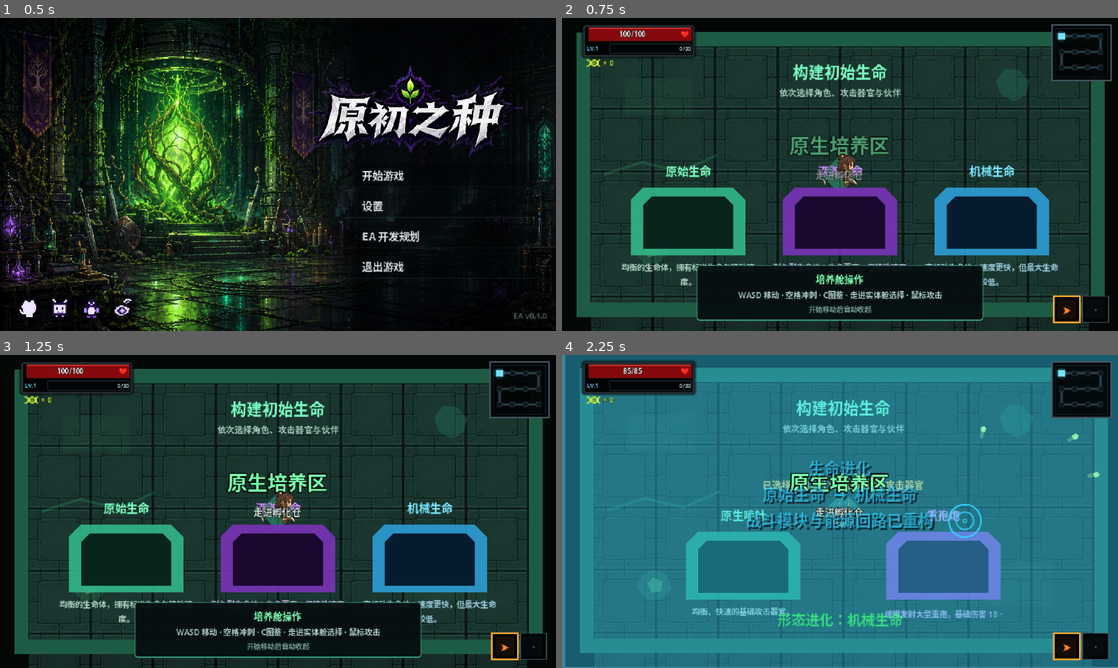
Above: before the commit, frames 1-4 (two rows, left to right).
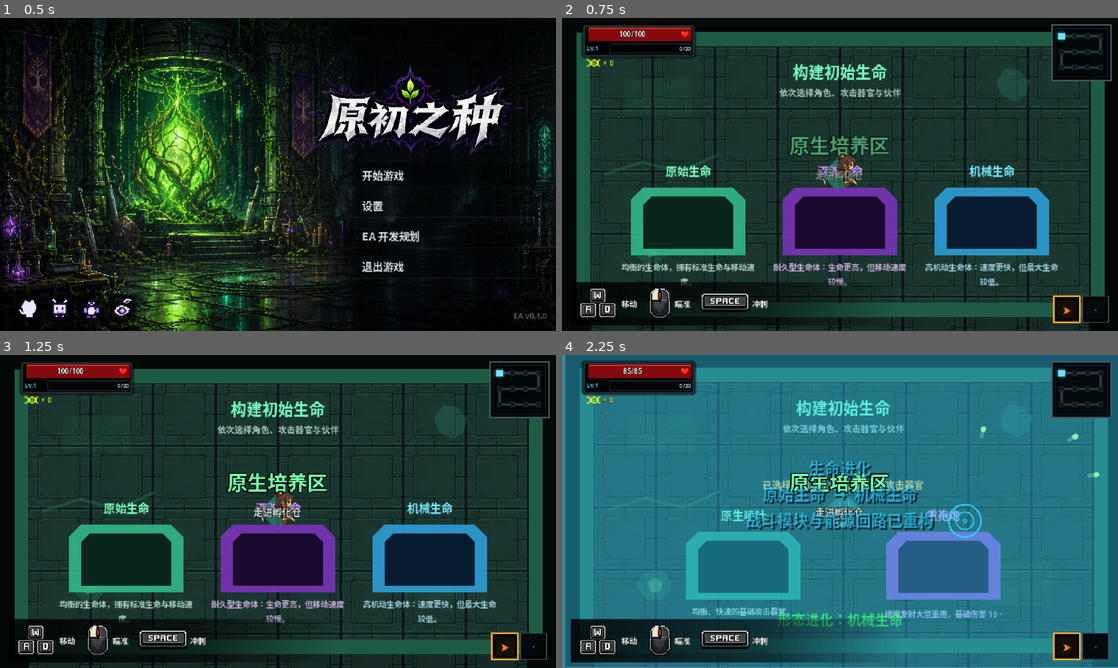
Above: after the commit, the same moments.

Repository: LIJUNCAN1/-Roguelike
Game: Godot game, scene res://scenes/ui/title_screen.tscn
Two runs of this game, one before a commit and one after it. Both use one fixed random seed, a clock stepped at 60 frames per second and the inputs below. Video files are missing from this copy of the repository; at most half a second of black plays in their place.
Inputs (mouse positions are in pixels of both pictures, inside the frame that each line leads up to):
- Up to frame 1 (0.5 s): no input
- Up to frame 2 (0.75 s): click "开始游戏" at 0.5 s
- Up to frame 3 (1.25 s): no input
- Up to frame 4 (2.25 s): tap Enter (ui_accept) at 1.25, 1.52, 1.82 s; move the mouse to (962, 495) at 1.27 s; press the mouse at (962, 495) at 1.28 s; hold D (move_right) 1.28-2.03 s; tap Space (dash) at 1.55, 2.1 s; move the mouse to (728, 527) at 2.02 s; release the mouse at (728, 527) at 2.03 s; hold S (move_down) from 2.03 s (still down)

Frame 1 is identical in both runs. In frame 2, 9.7% of the frame differs, in the area x 2-76%, y 78-99%; in frame 3, 9.7%; in frame 4, 7.2%.

Commit message:
feat: add configurable in-game control hints

Diff:
--- a/scenes/ui/settings_panel.tscn
+++ b/scenes/ui/settings_panel.tscn
@@ -88,7 +88,7 @@
 [sub_resource type="StyleBoxEmpty" id="Empty"]
 
 [node name="SettingsPanel" type="PanelContainer"]
-custom_minimum_size = Vector2(378, 213)
+custom_minimum_size = Vector2(378, 238)
 theme_override_styles/panel = SubResource("Panel")
 script = ExtResource("1_panel")
 
@@ -273,6 +273,42 @@
 horizontal_alignment = 2
 vertical_alignment = 1
 
+[node name="ControlHintsRow" type="HBoxContainer" parent="Margin/Content"]
+custom_minimum_size = Vector2(0, 25)
+layout_mode = 2
+theme_override_constants/separation = 5
+
+[node name="Icon" type="Label" parent="Margin/Content/ControlHintsRow"]
+custom_minimum_size = Vector2(17, 0)
+layout_mode = 2
+theme_override_colors/font_color = Color(0.08, 0.86, 0.82, 1)
+theme_override_font_sizes/font_size = 13
+text = "◆"
+vertical_alignment = 1
+
+[node name="Label" type="Label" parent="Margin/Content/ControlHintsRow"]
+custom_minimum_size = Vector2(64, 0)
+layout_mode = 2
+theme_override_colors/font_color = Color(0.88, 0.92, 0.94, 1)
+theme_override_fonts/font = SubResource("Font_bold")
+theme_override_font_sizes/font_size = 10
+text = "操作说明"
+vertical_alignment = 1
+
+[node name="Toggle" type="CheckButton" parent="Margin/Content/ControlHintsRow"]
+custom_minimum_size = Vector2(0, 20)
+layout_mode = 2
+size_flags_horizontal = 3
+theme_override_colors/font_color = Color(0.92, 0.96, 0.98, 1)
+theme_override_fonts/font = SubResource("Font_bold")
+theme_override_font_sizes/font_size = 9
+theme_override_styles/normal = SubResource("Field")
+theme_override_styles/hover = SubResource("FieldHover")
+theme_override_styles/pressed = SubResource("FieldHover")
+theme_override_styles/focus = SubResource("FieldHover")
+button_pressed = true
+text = "显示"
+
 [node name="Hint" type="Label" parent="Margin/Content"]
 custom_minimum_size = Vector2(0, 14)
 layout_mode = 2
--- a/scenes/ui/title_screen.tscn
+++ b/scenes/ui/title_screen.tscn
@@ -318,9 +318,9 @@
 [node name="SettingsPanel" parent="Interface" instance=ExtResource("13_settings_panel")]
 visible = false
 offset_left = 131.0
-offset_top = 73.0
+offset_top = 61.0
 offset_right = 509.0
-offset_bottom = 286.0
+offset_bottom = 299.0
 
 [node name="GeneralInfoPanel" type="PanelContainer" parent="Interface"]
 visible = false
--- a/scenes/ui/tutorial_overlay.tscn
+++ b/scenes/ui/tutorial_overlay.tscn
@@ -1,53 +1,121 @@
-[gd_scene load_steps=3 format=3]
+[gd_scene load_steps=8 format=3]
 
 [ext_resource type="Script" path="res://scripts/ui/tutorial_overlay.gd" id="1_script"]
+[ext_resource type="Texture2D" path="res://assets/ui/control_wasd.png" id="2_wasd"]
+[ext_resource type="Texture2D" path="res://assets/ui/control_mouse.png" id="3_mouse"]
+[ext_resource type="Texture2D" path="res://assets/ui/control_space.png" id="4_space"]
 
-[sub_resource type="StyleBoxFlat" id="StyleBoxFlat_panel"]
-bg_color = Color(0.02, 0.055, 0.06, 0.94)
-border_width_left = 1
-border_width_top = 1
-border_width_right = 1
-border_width_bottom = 1
-border_color = Color(0.28, 0.76, 0.6, 0.9)
-corner_radius_top_left = 3
-corner_radius_top_right = 3
-corner_radius_bottom_right = 3
-corner_radius_bottom_left = 3
+[sub_resource type="SystemFont" id="Font_bold"]
+font_names = PackedStringArray("Microsoft YaHei UI", "Noto Sans CJK SC", "Arial")
+font_weight = 700
+
+[sub_resource type="Gradient" id="Gradient_backdrop"]
+offsets = PackedFloat32Array(0, 0.58, 1)
+colors = PackedColorArray(0, 0, 0, 0.86, 0, 0, 0, 0.58, 0, 0, 0, 0)
+
+[sub_resource type="GradientTexture2D" id="GradientTexture_backdrop"]
+gradient = SubResource("Gradient_backdrop")
+width = 512
+height = 64
+fill_from = Vector2(0, 0.5)
+fill_to = Vector2(1, 0.5)
 
 [node name="TutorialOverlay" type="CanvasLayer"]
 layer = 10
 script = ExtResource("1_script")
 
-[node name="Panel" type="PanelContainer" parent="."]
-offset_left = 155.0
-offset_top = 284.0
-offset_right = 485.0
-offset_bottom = 348.0
+[node name="ControlHints" type="Control" parent="."]
+offset_left = 10.0
+offset_top = 304.0
+offset_right = 390.0
+offset_bottom = 354.0
 mouse_filter = 2
-theme_override_styles/panel = SubResource("StyleBoxFlat_panel")
 
-[node name="Content" type="VBoxContainer" parent="Panel"]
+[node name="Backdrop" type="TextureRect" parent="ControlHints"]
+layout_mode = 1
+anchors_preset = 15
+anchor_right = 1.0
+anchor_bottom = 1.0
+grow_horizontal = 2
+grow_vertical = 2
+mouse_filter = 2
+texture = SubResource("GradientTexture_backdrop")
+expand_mode = 1
+
+[node name="Content" type="HBoxContainer" parent="ControlHints"]
+layout_mode = 0
+offset_left = 7.0
+offset_top = 5.0
+offset_right = 355.0
+offset_bottom = 45.0
+theme_override_constants/separation = 12
+alignment = 0
+
+[node name="Movement" type="HBoxContainer" parent="ControlHints/Content"]
 layout_mode = 2
 theme_override_constants/separation = 3
-alignment = 1
 
-[node name="Title" type="Label" parent="Panel/Content"]
+[node name="Icon" type="TextureRect" parent="ControlHints/Content/Movement"]
+custom_minimum_size = Vector2(48, 36)
 layout_mode = 2
-theme_override_colors/font_color = Color(0.5, 1, 0.72, 1)
-theme_override_font_sizes/font_size = 11
-text = "培养舱操作"
-horizontal_alignment = 1
+mouse_filter = 2
+texture_filter = 1
+texture = ExtResource("2_wasd")
+expand_mode = 1
+stretch_mode = 5
 
-[node name="Controls" type="Label" parent="Panel/Content"]
+[node name="Label" type="Label" parent="ControlHints/Content/Movement"]
 layout_mode = 2
-theme_override_colors/font_color = Color(0.7, 0.82, 0.78, 1)
+theme_override_colors/font_color = Color(0.92, 0.95, 0.94, 1)
+theme_override_colors/font_outline_color = Color(0, 0, 0, 1)
+theme_override_constants/outline_size = 2
+theme_override_fonts/font = SubResource("Font_bold")
 theme_override_font_sizes/font_size = 9
-text = "WASD 移动 · 空格冲刺 · C图鉴 · 走进实体舱选择 · 鼠标攻击"
-horizontal_alignment = 1
+text = "移动"
+vertical_alignment = 1
 
-[node name="Dismiss" type="Label" parent="Panel/Content"]
+[node name="Aim" type="HBoxContainer" parent="ControlHints/Content"]
 layout_mode = 2
-theme_override_colors/font_color = Color(0.45, 0.6, 0.58, 1)
-theme_override_font_sizes/font_size = 8
-text = "开始移动后自动收起"
-horizontal_alignment = 1
+theme_override_constants/separation = 3
+
+[node name="Icon" type="TextureRect" parent="ControlHints/Content/Aim"]
+custom_minimum_size = Vector2(28, 36)
+layout_mode = 2
+mouse_filter = 2
+texture_filter = 1
+texture = ExtResource("3_mouse")
+expand_mode = 1
+stretch_mode = 5
+
+[node name="Label" type="Label" parent="ControlHints/Content/Aim"]
+layout_mode = 2
+theme_override_colors/font_color = Color(0.92, 0.95, 0.94, 1)
+theme_override_colors/font_outline_color = Color(0, 0, 0, 1)
+theme_override_constants/outline_size = 2
+theme_override_fonts/font = SubResource("Font_bold")
+theme_override_font_sizes/font_size = 9
+text = "瞄准"
+vertical_alignment = 1
+
+[node name="Dash" type="HBoxContainer" parent="ControlHints/Content"]
+layout_mode = 2
+theme_override_constants/separation = 3
+
+[node name="Icon" type="TextureRect" parent="ControlHints/Content/Dash"]
+custom_minimum_size = Vector2(56, 36)
+layout_mode = 2
+mouse_filter = 2
+texture_filter = 1
+texture = ExtResource("4_space")
+expand_mode = 1
+stretch_mode = 5
+
+[node name="Label" type="Label" parent="ControlHints/Content/Dash"]
+layout_mode = 2
+theme_override_colors/font_color = Color(0.92, 0.95, 0.94, 1)
+theme_override_colors/font_outline_color = Color(0, 0, 0, 1)
+theme_override_constants/outline_size = 2
+theme_override_fonts/font = SubResource("Font_bold")
+theme_override_font_sizes/font_size = 9
+text = "冲刺"
+vertical_alignment = 1
--- a/scripts/ui/title_screen.gd
+++ b/scripts/ui/title_screen.gd
@@ -12,6 +12,7 @@
 const CURRENT_VERSION := "EA v0.1.0"
 const DEFAULT_MUSIC_VOLUME := 0.75
 const DEFAULT_SFX_VOLUME := 0.85
+const DEFAULT_SHOW_CONTROL_HINTS := true
 const DISPLAY_RESOLUTIONS := [
 	Vector2i(1280, 720),
 	Vector2i(1600, 900),
@@ -52,6 +53,9 @@
 )
 @onready var sfx_value_label: Label = (
 	$Interface/SettingsPanel/Margin/Content/SfxVolumeRow/Value
+)
+@onready var control_hints_toggle: CheckButton = (
+	$Interface/SettingsPanel/Margin/Content/ControlHintsRow/Toggle
 )
 @onready var settings_status: Label = (
 	$Interface/SettingsPanel/Margin/Content/Status
@@ -237,6 +241,13 @@
 		0.0,
 		100.0
 	)
+	control_hints_toggle.button_pressed = bool(
+		config.get_value(
+			"interface",
+			"show_control_hints",
+			DEFAULT_SHOW_CONTROL_HINTS
+		)
+	)
 	_apply_audio_volume()
 	_update_audio_value_labels()
 	if DisplayServer.get_name() != "headless":
@@ -330,6 +341,11 @@
 		"audio",
 		"sfx_volume",
 		sfx_slider.value / 100.0
+	)
+	config.set_value(
+		"interface",
+		"show_control_hints",
+		control_hints_toggle.button_pressed
 	)
 	config.save(SETTINGS_PATH)
 
--- a/scripts/ui/tutorial_overlay.gd
+++ b/scripts/ui/tutorial_overlay.gd
@@ -1,26 +1,24 @@
 class_name TutorialOverlay
 extends CanvasLayer
 
-@onready var panel: Control = $Panel
+const SETTINGS_PATH := "user://display_settings.cfg"
+const DEFAULT_SHOW_CONTROL_HINTS := true
+
+@onready var panel: Control = $ControlHints
 
 
 func _ready() -> void:
-	panel.visible = true
-
-
-func _unhandled_input(event: InputEvent) -> void:
-	if not panel.visible:
-		return
-	if (
-		event.is_action_pressed("move_up")
-		or event.is_action_pressed("move_down")
-		or event.is_action_pressed("move_left")
-		or event.is_action_pressed("move_right")
-		or event.is_action_pressed("attack")
-		or event.is_action_pressed("dash")
-		or event.is_action_pressed("ui_accept")
-	):
-		dismiss()
+	var config := ConfigFile.new()
+	var show_hints := DEFAULT_SHOW_CONTROL_HINTS
+	if config.load(SETTINGS_PATH) == OK:
+		show_hints = bool(
+			config.get_value(
+				"interface",
+				"show_control_hints",
+				DEFAULT_SHOW_CONTROL_HINTS
+			)
+		)
+	panel.visible = show_hints
 
 
 func dismiss() -> void:
--- a/tests/hud_tutorial_smoke_test.gd
+++ b/tests/hud_tutorial_smoke_test.gd
@@ -74,6 +74,16 @@
 		push_error("First-run tutorial was not visible.")
 		quit(1)
 		return
+	for icon_path in [
+		"ControlHints/Content/Movement/Icon",
+		"ControlHints/Content/Aim/Icon",
+		"ControlHints/Content/Dash/Icon",
+	]:
+		var icon := tutorial.get_node(icon_path) as TextureRect
+		if icon.texture == null:
+			push_error("Control hint icon was not configured: " + icon_path)
+			quit(1)
+			return
 	tutorial.dismiss()
 	if tutorial.is_tutorial_visible():
 		push_error("Tutorial overlay could not be dismissed.")
--- a/tests/menu_pause_smoke_test.gd
+++ b/tests/menu_pause_smoke_test.gd
@@ -166,9 +166,10 @@
 		not title.settings_panel.visible
 		or title.menu.visible
 		or not title.settings_panel is TechSettingsPanel
-		or title.settings_panel.size != Vector2(378.0, 213.0)
+		or title.settings_panel.size != Vector2(378.0, 238.0)
 		or title.resolution_option.item_count != 4
 		or title.display_mode_option.item_count != 3
+		or title.control_hints_toggle == null
 		or title.music_slider.get_theme_icon("grabber") == null
 		or title.sfx_slider.get_theme_icon("grabber_highlight") == null
 		or not is_equal_approx(resolution_control_x, music_control_x)
Binary file added: assets/ui/control_mouse.png
Not shown, added: assets/ui/control_mouse.png.import
Binary file added: assets/ui/control_space.png
Not shown, added: assets/ui/control_space.png.import
Binary file added: assets/ui/control_wasd.png
Not shown, added: assets/ui/control_wasd.png.import
Not shown, added: assets/ui/title_background_video.ogv.uid
